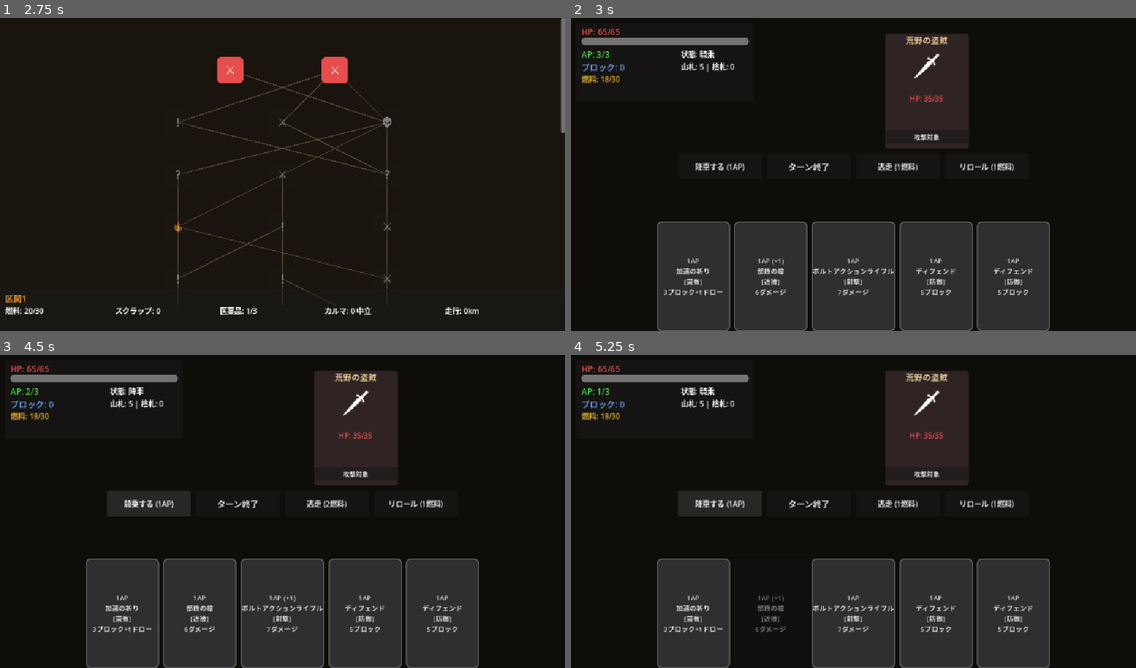
Above: before the commit, frames 1-4 (two rows, left to right).
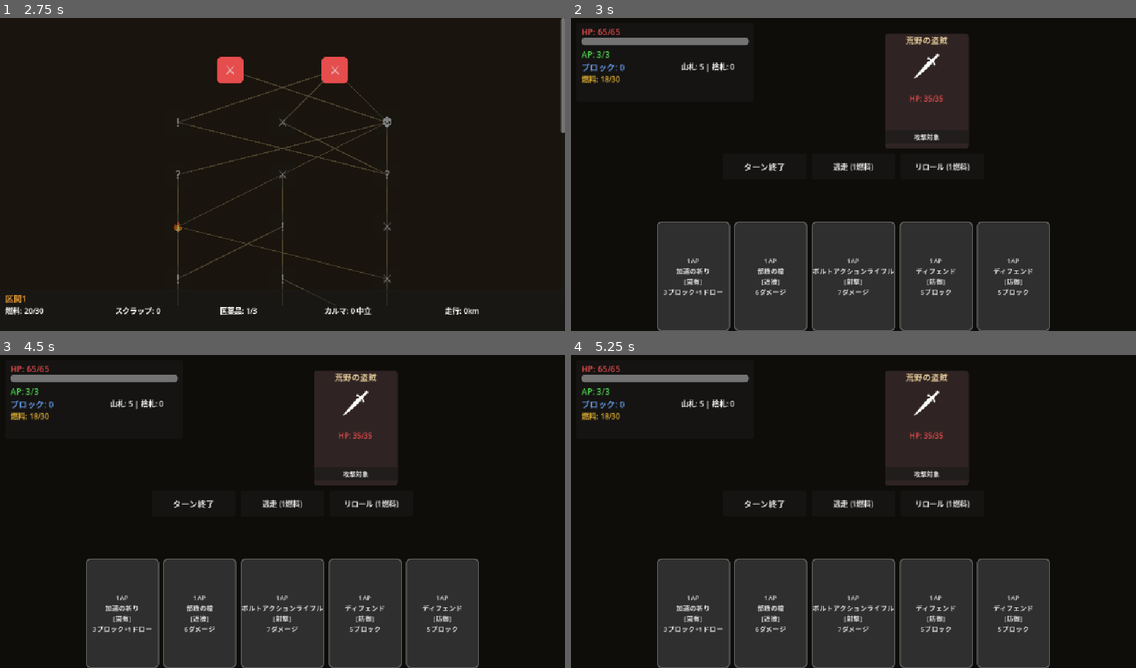
Above: after the commit, the same moments.

Repository: sashimihoutyou/too-fast-to-die
Game: Godot game, scene res://scenes/main/title_screen.tscn
Same seed, same stepped clock (60 frames per second), same inputs: the game is played once before the commit and once after it.
Inputs (mouse positions are in pixels of both pictures, inside the frame that each line leads up to):
- Up to frame 1 (2.75 s): click "ニューゲーム" at 0.5 s; click "カルティスト — アタルパ" at 1.25 s; click "出発" at 2 s
- Up to frame 2 (3 s): click "⚔" at 2.75 s
- Up to frame 3 (4.5 s): click "攻撃対象" at 3.5 s; click (146, 502) at 4.25 s, where only the run before the commit has a clickable "降車する (1AP)"
- Up to frame 4 (5.25 s): click (717, 502) at 5 s, where only the run before the commit has a clickable "騎乗する (1AP)"

Frame 1 is identical in both runs. In frame 2, 1.0% of the frame differs, in the area x 19-79%, y 10-79%; in frame 3, 1.6%; in frame 4, 6.0%, in the area x 4-79%, y 10-100%.

Commit message:
feat: 騎乗/降車システムを廃止し、バグ修正と型注釈の追加
- CombatManagerからPlayerRange enum, toggle_range(), _is_range_mismatch()を削除
- カードのAPコストに対するレンジ不一致ペナルティを撤廃
- 逃走コストを固定1燃料に統一
- RangeButton/RangeLabelをUIから削除
- EnemyDataからRangeType enumとrange_typeプロパティを削除
- ならず者ライダーのAIをターン数ベースのパターンに変更
- マップ画面の通知パネルのPRESET_CENTER配置バグを修正
- for文の型注釈を追加(map_screen, deck_manager, combat_manager, rest_screen)
- 企画書・実装仕様書のレンジ関連記述を全面改訂

Co-Authored-By: Claude Opus 4.6 <noreply@anthropic.com>
Claude-Session: https://claude.ai/code/session_01H7M9hNrExgiHiSDk7GcrhS

Diff:
--- a/autoload/combat_manager.gd
+++ b/autoload/combat_manager.gd
@@ -15,7 +15,6 @@
 signal enemy_intent_updated(idx: int, intent: Dictionary)
 
 enum CombatState { INACTIVE, INIT, DRAW, PLAYER_TURN, DISCARD, ENEMY_TURN, CHECK_END, VICTORY, DEFEAT, FLED }
-enum PlayerRange { MOUNTED, DISMOUNTED }
 
 var state: CombatState = CombatState.INACTIVE
 var turn_number: int = 0
@@ -24,7 +23,6 @@
 var player_hp: int = 0
 var player_max_hp: int = 0
 var player_block: int = 0
-var player_range: PlayerRange = PlayerRange.MOUNTED
 
 var enemies: Array[Dictionary] = []
 
@@ -34,9 +32,8 @@
 	player_hp = GameManager.current_character.max_hp
 	player_max_hp = GameManager.current_character.max_hp
 	player_block = 0
-	player_range = PlayerRange.MOUNTED
 	enemies.clear()
-	for ed in enemy_list:
+	for ed: EnemyData in enemy_list:
 		enemies.append({
 			"data": ed,
 			"hp": ed.base_hp,
@@ -65,10 +62,7 @@
 		return false
 	if card.is_unplayable:
 		return false
-	var cost := card.ap_cost
-	if _is_range_mismatch(card):
-		cost += 1
-	if cost > ap:
+	if card.ap_cost > ap:
 		return false
 	if card.fuel_cost > 0 and ResourceManager.fuel < card.fuel_cost:
 		return false
@@ -77,10 +71,7 @@
 func play_card(card: CardData, target_idx: int = -1) -> void:
 	if not can_play_card(card):
 		return
-	var cost := card.ap_cost
-	if _is_range_mismatch(card):
-		cost += 1
-	ap -= cost
+	ap -= card.ap_cost
 	if card.fuel_cost > 0:
 		ResourceManager.consume_fuel(card.fuel_cost)
 	ap_changed.emit(ap)
@@ -103,22 +94,10 @@
 		return
 	begin_turn()
 
-func toggle_range() -> bool:
-	if state != CombatState.PLAYER_TURN or ap < 1:
-		return false
-	ap -= 1
-	ap_changed.emit(ap)
-	if player_range == PlayerRange.MOUNTED:
-		player_range = PlayerRange.DISMOUNTED
-	else:
-		player_range = PlayerRange.MOUNTED
-	return true
-
 func flee() -> bool:
 	if state != CombatState.PLAYER_TURN:
 		return false
-	var cost := 1 if player_range == PlayerRange.MOUNTED else 2
-	if not ResourceManager.consume_fuel(cost):
+	if not ResourceManager.consume_fuel(1):
 		return false
 	state = CombatState.FLED
 	player_fled.emit()
@@ -265,7 +244,7 @@
 		&"rogue_rider":
 			if tc % 3 == 2:
 				return {"type": "attack", "value": 16, "label": "体当たり"}
-			elif player_range == PlayerRange.DISMOUNTED:
+			elif tc % 2 == 0:
 				return {"type": "attack", "value": 14, "label": "突撃"}
 			else:
 				return {"type": "attack", "value": 10, "label": "射撃"}
@@ -294,13 +273,3 @@
 	var fuel_amount := randi_range(3, 6)
 	rewards.append({"type": "fuel", "amount": fuel_amount})
 	return rewards
-
-func _is_range_mismatch(card: CardData) -> bool:
-	for tag in card.tags:
-		if tag == CardData.Tag.MELEE and player_range == PlayerRange.MOUNTED:
-			return true
-		if tag == CardData.Tag.RANGED and player_range == PlayerRange.DISMOUNTED:
-			return true
-		if tag == CardData.Tag.BIKE and player_range == PlayerRange.DISMOUNTED:
-			return true
-	return false
--- a/autoload/deck_manager.gd
+++ b/autoload/deck_manager.gd
@@ -15,7 +15,7 @@
 
 func build_starter_deck(character: CharacterData) -> void:
 	master_deck.clear()
-	for card_id in character.starter_deck_ids:
+	for card_id: StringName in character.starter_deck_ids:
 		var card := CardDatabase.get_card(card_id)
 		if card:
 			master_deck.append(card.duplicate_card())
@@ -52,7 +52,7 @@
 	return drawn
 
 func discard_hand() -> void:
-	for card in hand:
+	for card: CardData in hand:
 		discard_pile.append(card)
 		card_discarded.emit(card)
 	hand.clear()
--- a/scenes/combat/combat_screen.gd
+++ b/scenes/combat/combat_screen.gd
@@ -33,7 +33,6 @@
 	DeckManager.cards_drawn.connect(_on_cards_drawn)
 	$Controls/EndTurnButton.pressed.connect(_on_end_turn)
 	$Controls/FleeButton.pressed.connect(_on_flee)
-	$Controls/RangeButton.pressed.connect(_on_toggle_range)
 	$Controls/RerollButton.pressed.connect(_on_reroll)
 
 func _build_enemy_display() -> void:
@@ -141,8 +140,6 @@
 	var cost_text := "%dAP" % card.ap_cost
 	if card.fuel_cost > 0:
 		cost_text += "+%d燃" % card.fuel_cost
-	if CombatManager._is_range_mismatch(card):
-		cost_text += " (+1)"
 
 	var tag_text := ""
 	for tag in card.tags:
@@ -220,20 +217,14 @@
 	$PlayerHUD/APLabel.text = "AP: %d/%d" % [CombatManager.ap, CombatManager.max_ap]
 	$PlayerHUD/BlockLabel.text = "ブロック: %d" % CombatManager.player_block
 	$PlayerHUD/FuelLabel.text = "燃料: %d/%d" % [ResourceManager.fuel, ResourceManager.tank_capacity]
-	var range_text := "騎乗" if CombatManager.player_range == CombatManager.PlayerRange.MOUNTED else "降車"
-	$PlayerHUD/RangeLabel.text = "状態: %s" % range_text
 	$PlayerHUD/DeckLabel.text = "山札: %d | 捨札: %d" % [DeckManager.get_deck_count(), DeckManager.get_discard_count()]
 
 func _update_controls() -> void:
 	var in_turn := CombatManager.state == CombatManager.CombatState.PLAYER_TURN
 	$Controls/EndTurnButton.disabled = not in_turn
 	$Controls/FleeButton.disabled = not in_turn
-	$Controls/RangeButton.disabled = not in_turn or CombatManager.ap < 1
 	$Controls/RerollButton.disabled = not in_turn or ResourceManager.fuel < 1
-	var range_text := "降車する" if CombatManager.player_range == CombatManager.PlayerRange.MOUNTED else "騎乗する"
-	$Controls/RangeButton.text = "%s (1AP)" % range_text
-	var flee_cost := 1 if CombatManager.player_range == CombatManager.PlayerRange.MOUNTED else 2
-	$Controls/FleeButton.text = "逃走 (%d燃料)" % flee_cost
+	$Controls/FleeButton.text = "逃走 (1燃料)"
 
 func _on_end_turn() -> void:
 	selected_card = null
@@ -242,12 +233,6 @@
 
 func _on_flee() -> void:
 	CombatManager.flee()
-
-func _on_toggle_range() -> void:
-	CombatManager.toggle_range()
-	_update_hand()
-	_update_player_hud()
-	_update_controls()
 
 func _on_reroll() -> void:
 	CombatManager.emergency_reroll()
--- a/scenes/combat/combat_screen.tscn
+++ b/scenes/combat/combat_screen.tscn
@@ -77,15 +77,6 @@
 theme_override_font_sizes/font_size = 14
 text = "燃料: 20/30"
 
-[node name="RangeLabel" type="Label" parent="PlayerHUD"]
-layout_mode = 1
-offset_left = 200.0
-offset_top = 48.0
-offset_right = 330.0
-offset_bottom = 68.0
-theme_override_font_sizes/font_size = 14
-text = "状態: 騎乗"
-
 [node name="DeckLabel" type="Label" parent="PlayerHUD"]
 layout_mode = 1
 offset_left = 200.0
@@ -113,12 +104,6 @@
 grow_horizontal = 2
 alignment = 1
 theme_override_constants/separation = 10
-
-[node name="RangeButton" type="Button" parent="Controls"]
-layout_mode = 2
-custom_minimum_size = Vector2(160, 45)
-theme_override_font_sizes/font_size = 14
-text = "降車する (1AP)"
 
 [node name="EndTurnButton" type="Button" parent="Controls"]
 layout_mode = 2
--- a/scenes/map/map_screen.gd
+++ b/scenes/map/map_screen.gd
@@ -24,7 +24,7 @@
 	lines_node.set_anchors_preset(Control.PRESET_FULL_RECT)
 	$MapScroll/MapContainer.add_child(lines_node)
 
-	for node in map_nodes:
+	for node: Dictionary in map_nodes:
 		var btn := Button.new()
 		var node_type: MapGenerator.NodeType = node["type"]
 		btn.text = MapGenerator.get_node_type_icon(node_type)
@@ -58,7 +58,7 @@
 	_update_available_nodes()
 
 func _draw_connections() -> void:
-	for node in map_nodes:
+	for node: Dictionary in map_nodes:
 		for conn_id: String in node["connections"]:
 			var target := _find_node_by_id(conn_id)
 			if target.is_empty():
@@ -78,13 +78,13 @@
 
 	if current_row == -1:
 		var first_row := MapGenerator._get_nodes_at_row(map_nodes, 0)
-		for node in first_row:
+		for node: Dictionary in first_row:
 			var nid := _node_id(node)
 			if nid in node_buttons:
 				node_buttons[nid].disabled = false
 		return
 
-	for node in map_nodes:
+	for node: Dictionary in map_nodes:
 		if node["row"] != current_row or not node["visited"]:
 			continue
 		for conn_id: String in node["connections"]:
@@ -139,9 +139,7 @@
 			if roll < 0.5:
 				enemies.append(_make_enemy(&"devilwolf_leader", "デビルフの群れリーダー", EnemyData.Category.BEAST, 65, true))
 			else:
-				var rider := _make_enemy(&"rogue_rider", "ならず者ライダー", EnemyData.Category.HUMAN, 55, true)
-				rider.range_type = EnemyData.RangeType.MOUNTED
-				enemies.append(rider)
+				enemies.append(_make_enemy(&"rogue_rider", "ならず者ライダー", EnemyData.Category.HUMAN, 55, true))
 		MapGenerator.NodeType.BOSS:
 			var boss := _make_enemy(&"alpha_devilwolf", "アルファ・デビルフ", EnemyData.Category.BEAST, 150, false, true)
 			enemies.append(boss)
@@ -186,7 +184,10 @@
 	var panel := Panel.new()
 	panel.custom_minimum_size = Vector2(400, 200)
 	panel.set_anchors_preset(Control.PRESET_CENTER)
-	panel.position = Vector2(440, 240)
+	panel.offset_left = -200
+	panel.offset_top = -100
+	panel.offset_right = 200
+	panel.offset_bottom = 100
 	var label := Label.new()
 	label.text = text
 	label.set_anchors_preset(Control.PRESET_FULL_RECT)
@@ -197,9 +198,12 @@
 	panel.add_child(label)
 	var close_btn := Button.new()
 	close_btn.text = "閉じる"
-	close_btn.set_anchors_preset(Control.PRESET_BOTTOM_WIDE)
-	close_btn.position = Vector2(150, 150)
+	close_btn.set_anchors_preset(Control.PRESET_CENTER_BOTTOM)
 	close_btn.custom_minimum_size = Vector2(100, 40)
+	close_btn.offset_left = -50
+	close_btn.offset_top = -50
+	close_btn.offset_right = 50
+	close_btn.offset_bottom = -10
 	close_btn.pressed.connect(panel.queue_free)
 	panel.add_child(close_btn)
 	add_child(panel)
@@ -208,7 +212,7 @@
 	return "%d_%d" % [node["row"], node["col"]]
 
 func _find_node_by_id(nid: String) -> Dictionary:
-	for node in map_nodes:
+	for node: Dictionary in map_nodes:
 		if _node_id(node) == nid:
 			return node
 	return {}
--- a/scenes/rest/rest_screen.gd
+++ b/scenes/rest/rest_screen.gd
@@ -25,7 +25,7 @@
 	$UpgradeButton.visible = false
 	$InfoLabel.text = "強化するカードを選択:"
 
-	for card in DeckManager.master_deck:
+	for card: CardData in DeckManager.master_deck:
 		if card.upgraded:
 			continue
 		var btn := Button.new()
--- a/scripts/data/enemy_data.gd
+++ b/scripts/data/enemy_data.gd
@@ -1,13 +1,11 @@
 class_name EnemyData extends Resource
 
 enum Category { HUMAN, BEAST, MACHINE }
-enum RangeType { GROUND, MOUNTED }
 
 @export var id: StringName
 @export var display_name: String
 @export var category: Category
 @export var base_hp: int
-@export var range_type: RangeType
 @export var act: int
 @export var is_elite: bool = false
 @export var is_boss: bool = false
Not shown, changed: Too_Fast_to Die_gdd_v2.md
Not shown, changed: Too_Fast_to Die_implementation_spec.md
